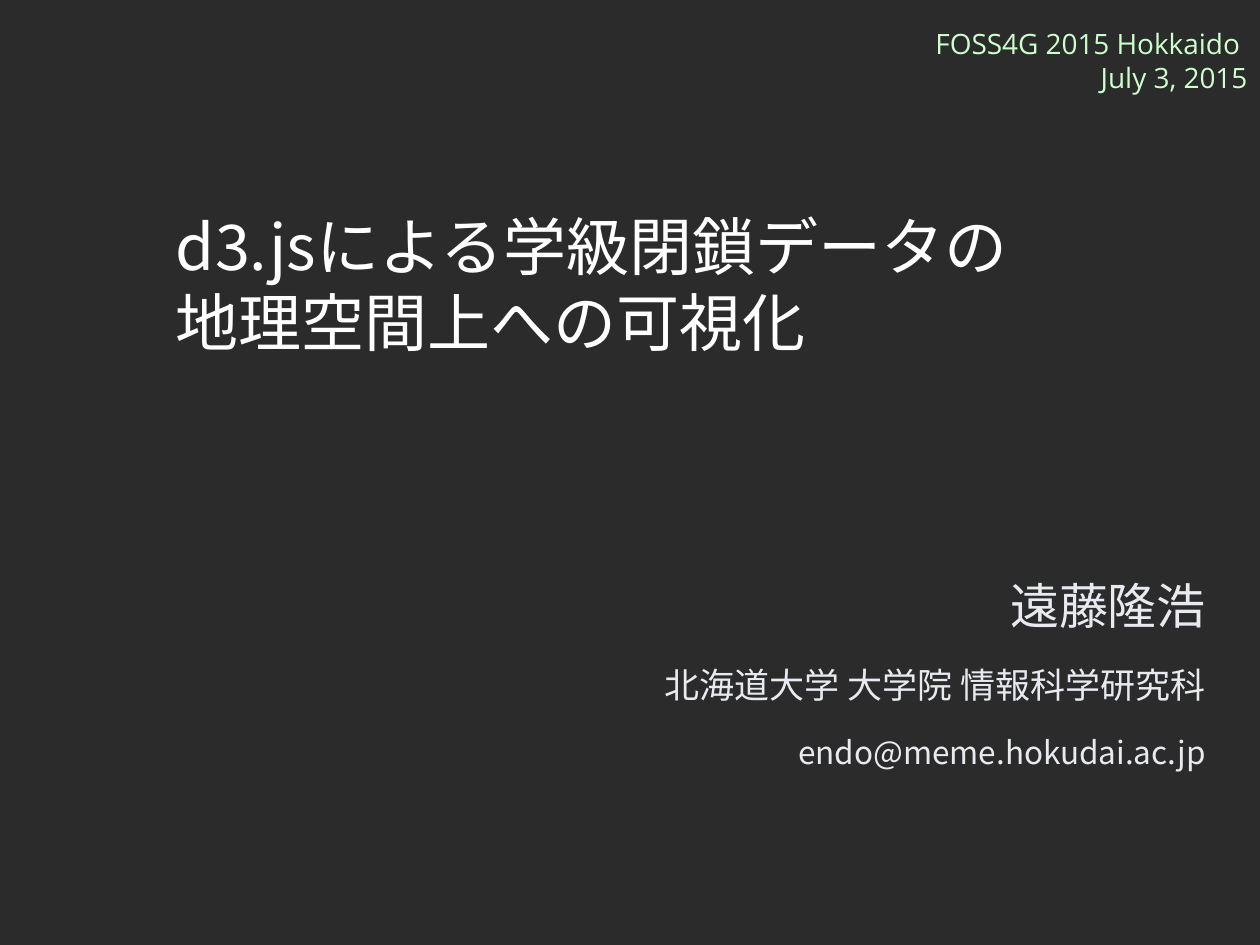
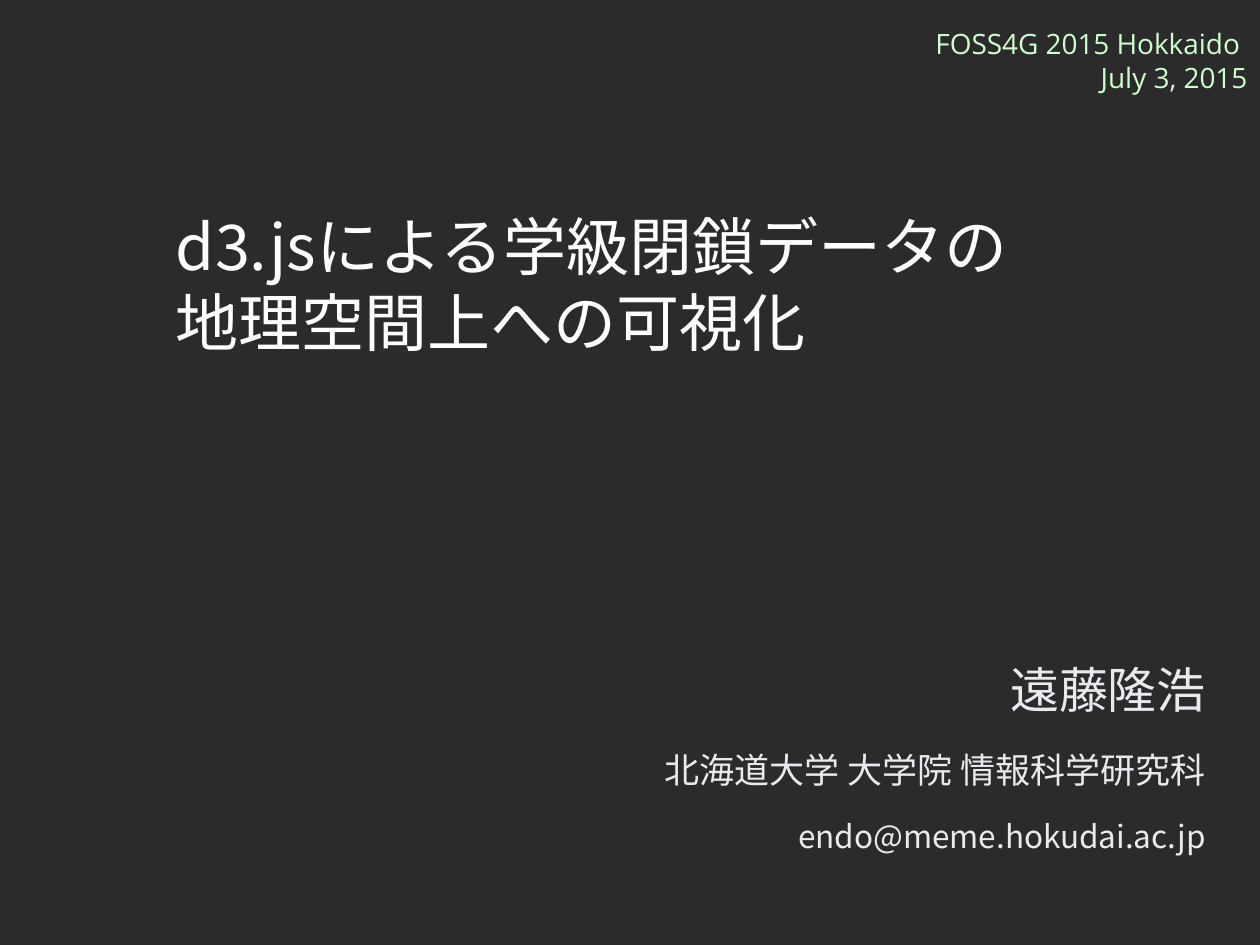
Before and after one commit to tkhrmeme/SapporoSchoolFlu, a slide deck: slide 1 of foss4g_hokkaido_2015_endo.ppt. Drawn at 1260x945 pixels with LibreOffice and Linux fonts; fonts in the diff are those of the drawing; background and template pictures are left out; a plain dark background stands for a picture behind light text. Boxes give left, top, right and bottom in pixels: in the first picture for what was removed or moved away, otherwise in the second. Text is boxed around its words. In the diff, an @@ line names an element or a change of style, - is before the commit and + after.

Commit message:
FOSS4G北海道の発表

```diff
--- a/foss4g_hokkaido_2015_endo.ppt
+++ b/foss4g_hokkaido_2015_endo.ppt
@@ subtitle "遠藤隆浩" moved from (x1=664, y1=583, x2=1206, y2=772) to (x1=664, y1=667, x2=1206, y2=856) @@
```
Also in this commit, not shown: 10 other slides changed, 1 slide added, 1 slide removed.
